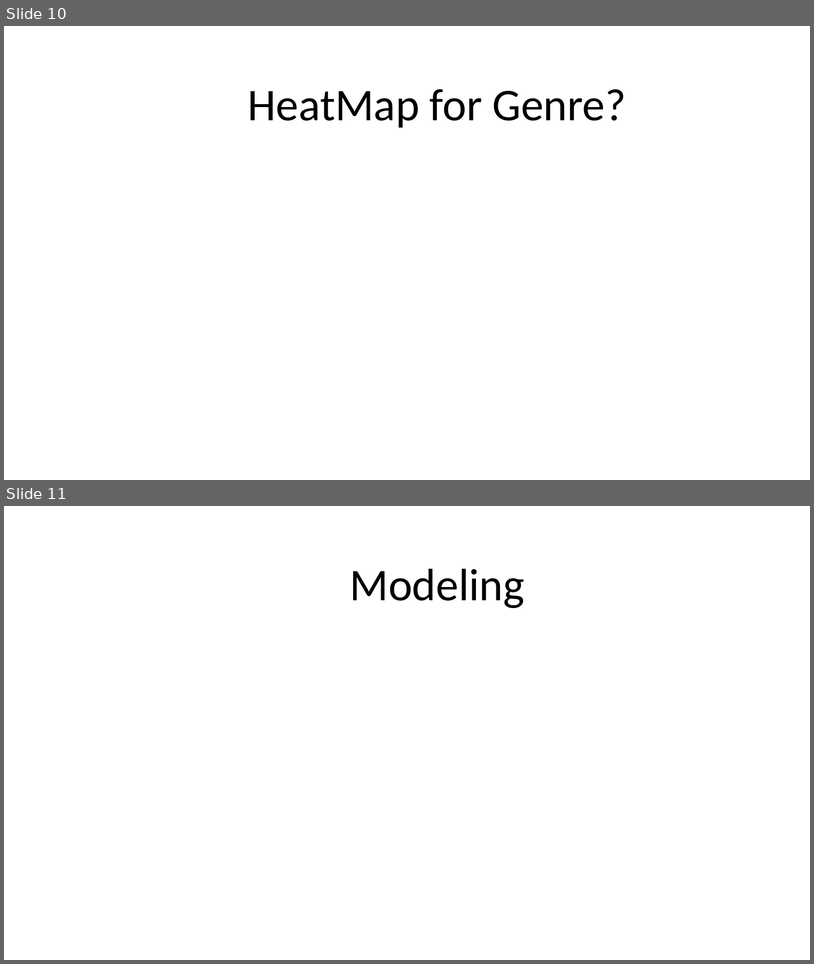
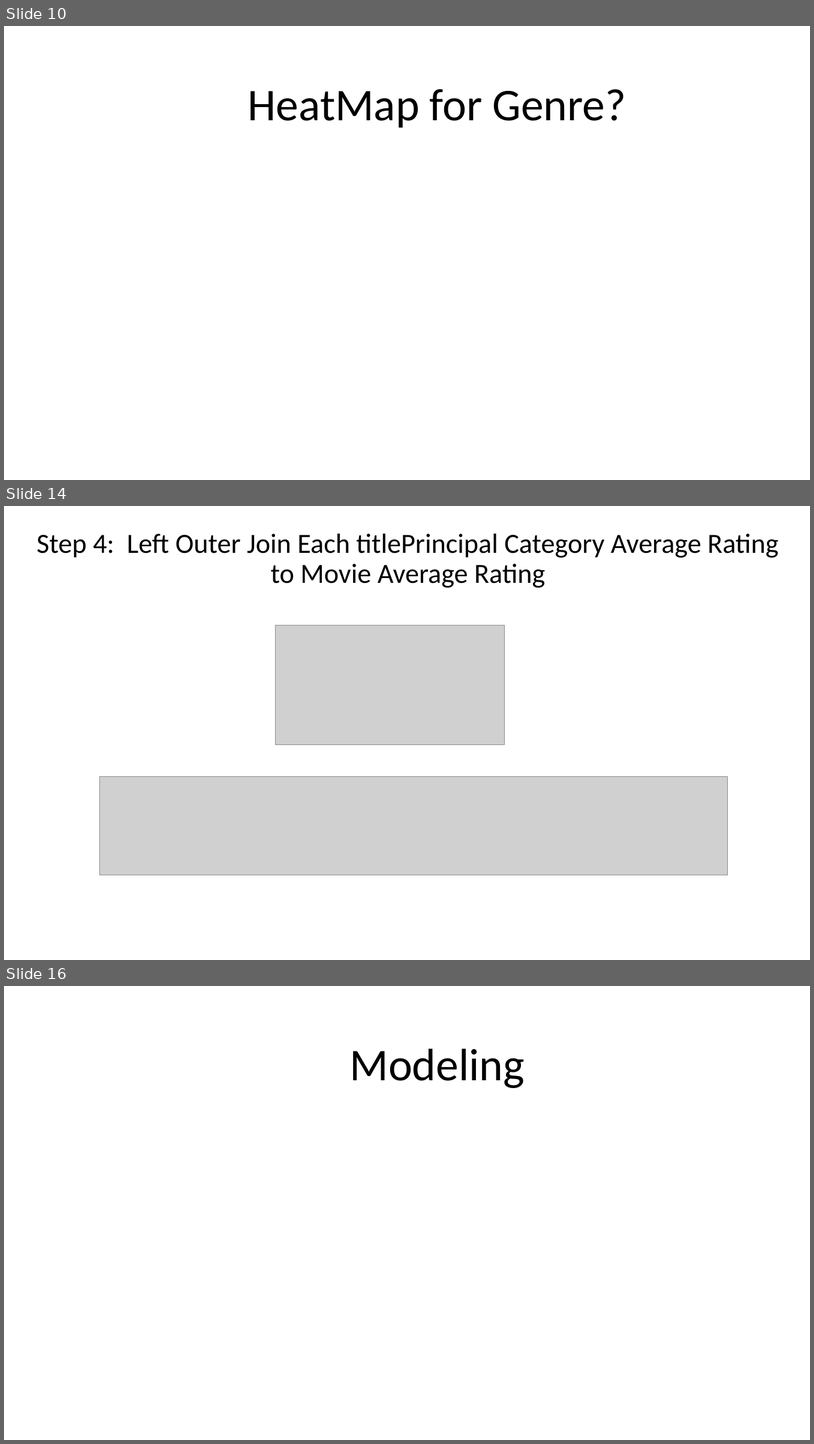
Before and after one commit to dniedermier-cscc/Scrum-Lords-Capstone-2018, a slide deck: Presentation/ScrumLords_Capstone.pptx. Shown one above the other, each under a label of ours: slides 10 and 11 before the commit, slides 10, 14 and 16 after it; the slides between them are not shown. The pictures are 814x964 and 814x1444 pixels, drawn with LibreOffice and Linux fonts; fonts in the diff are those of the drawing; grey boxes stand for pictures. Boxes give left, top, right and bottom in pixels: in the first picture for what was removed or moved away, otherwise in the second. Text is boxed around its words. In the diff, an @@ line names an element or a change of style, - is before the commit and + after.

Commit message:
titlePrincipals exploration slides added

```diff
--- a/Presentation/ScrumLords_Capstone.pptx
+++ b/Presentation/ScrumLords_Capstone.pptx
@@ slide 14 added at (4, 506, 810, 960), background #FFFFFF @@
@@ title added at (36, 534, 779, 588), 33 pt, text #000000 @@
+Step 4: Left Outer Join Each titlePrincipal Category Average Rating to Movie Average Rating
@@ picture added at (276, 625, 505, 744) @@
@@ picture added at (100, 777, 728, 874) @@
@@ what was slide 11 is now slide 16 @@
```
Also in this commit, not shown: 4 other slides added.
